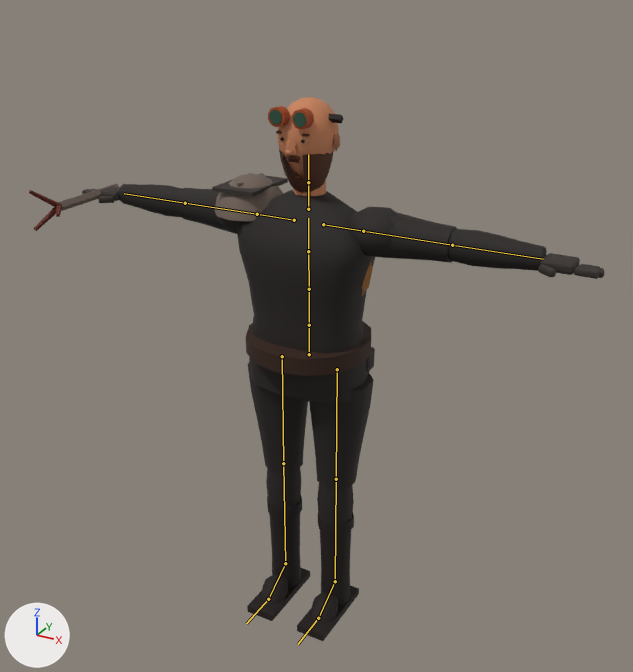
The glTF model public/models/tb_crew_salvager.glb, before and after one commit.
Both versions are drawn from a 50 mm camera at (1.231, -2.191, 2.115) aimed at (0.028, -0.003, 1.021). The lights are fixed; the arrows at lower left show +X, +Y and +Z. The older version comes first. The bones that change, and the others that lie on the model, are drawn over the model as lines.

The first picture shows 'crew_salvager_mesh'.
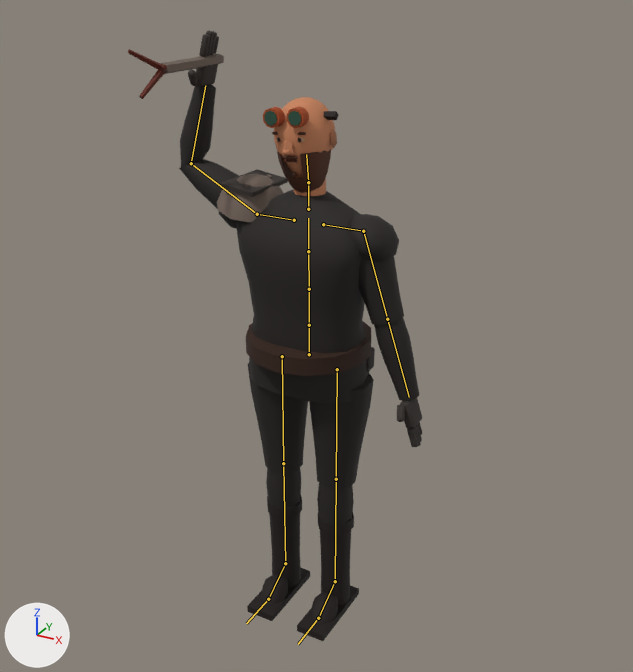
The newer file adds an action. The first version stands in its rest pose; the second is drawn at frame 10 of the action 'Cheer'.

Pixel boxes (x1, y1, x2, y2) of what changed, in the pictures (633 x 672 px):
'crew_salvager_mesh', posed (49% narrower, 12% taller)
    before: (29, 97, 604, 641)
    after: (128, 31, 422, 641)
bone 'mixamorig:LeftArm', root to tip
    before: (363, 231) to (452, 245)
    after: (363, 231) to (387, 319)
bone 'mixamorig:Head', root to tip
    before: (308, 182) to (308, 154)
    after: (308, 182) to (306, 154)
bone 'mixamorig:RightArm', root to tip
    before: (257, 214) to (185, 203)
    after: (257, 214) to (191, 163)
bone 'mixamorig:RightForeArm', root to tip
    before: (185, 203) to (124, 193)
    after: (191, 163) to (205, 85)

The change in detail:
Bone 'mixamorig:LeftArm' (bone_mixamorig_leftarm) turns from (0, 0, 0) to (-72, 0, 0) degrees about its own x, y and z.
Bone 'mixamorig:Head' (bone_mixamorig_head) turns from (0, 0, 0) to (0, 0, 5) degrees about its own x, y and z.
Bone 'mixamorig:RightArm' (bone_mixamorig_rightarm) turns from (0, 0, 0) to (29, 0, 0) degrees about its own x, y and z.
Bone 'mixamorig:RightForeArm' (bone_mixamorig_rightforearm) turns from (0, 0, 0) to (77, 0, 0) degrees about its own x, y and z.
